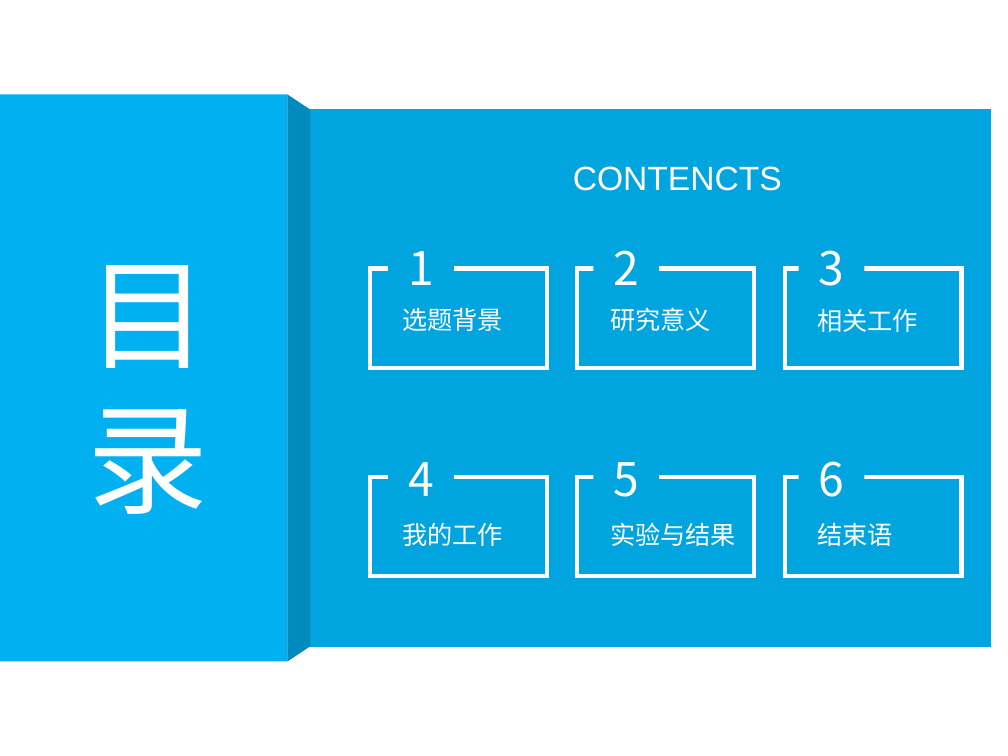
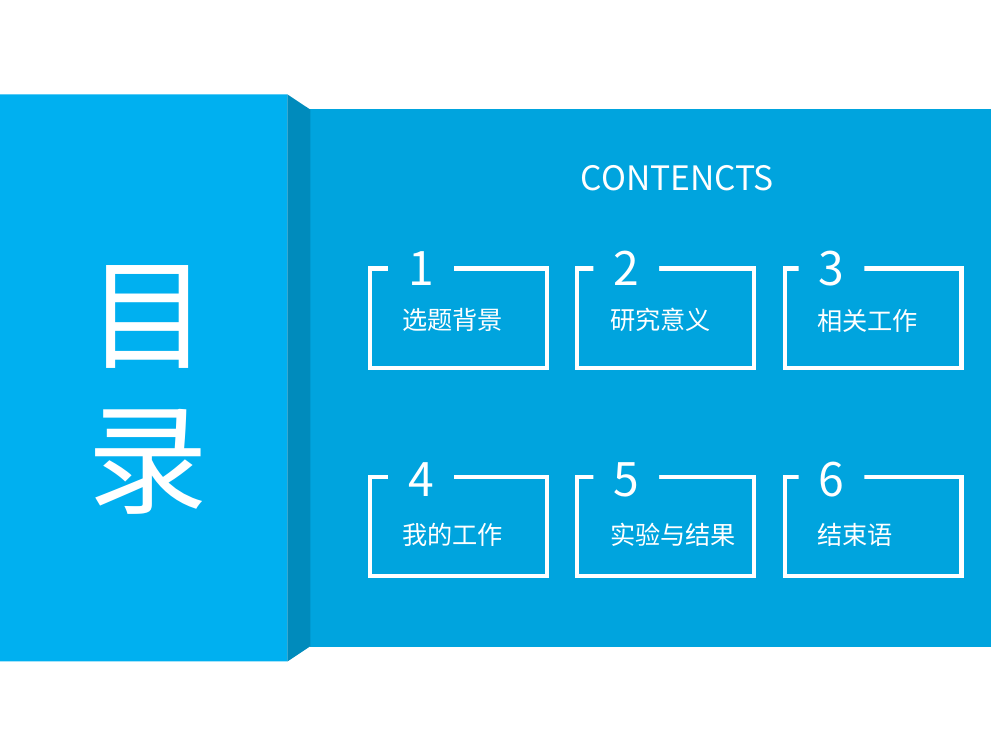
Before and after one commit to xixizai/gh01-Graduation, a slide deck: slide 2 of doc/答辩/答辩_最新版.pptx. Drawn at 1008x756 pixels with LibreOffice and Linux fonts; fonts in the diff are those of the drawing. Boxes give left, top, right and bottom in pixels: in the first picture for what was removed or moved away, otherwise in the second. Text is boxed around its words. In the diff, an @@ line names an element or a change of style, - is before the commit and + after.

```diff
--- a/doc/答辩/答辩_最新版.pptx
+++ b/doc/答辩/答辩_最新版.pptx
@@ text "CONTENCTS" at <box>581,165,774,191</box>: font Arial to Noto Sans CJK SC @@
```
Also in this commit, not shown: 17 other slides changed, 1 slide removed, 1 other file.
